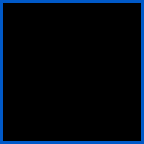
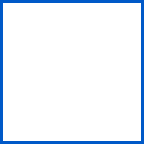
Revision of a layered 144 × 144 image; what changed, layer by layer:
hid "Layer 1" over [3, 3, 141, 141]
